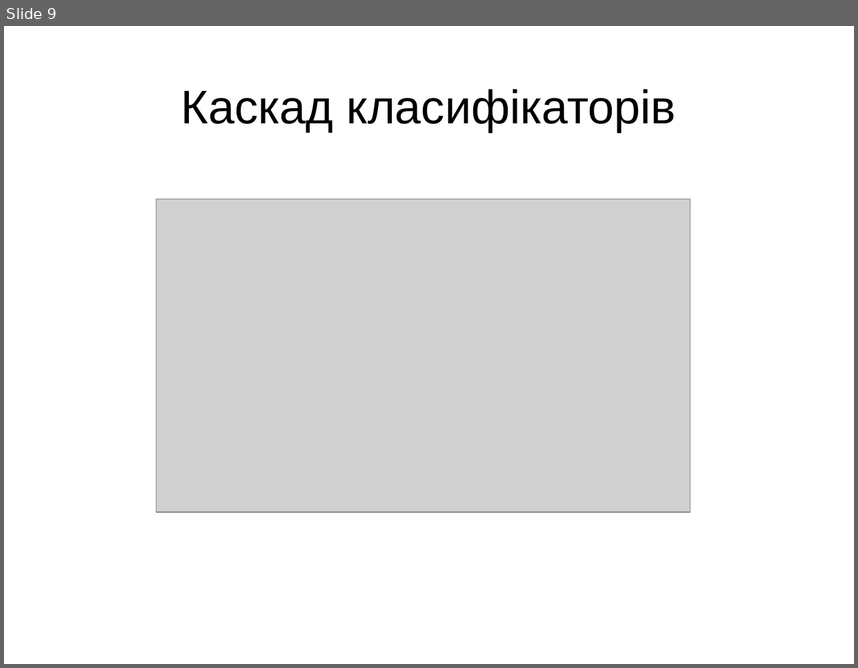
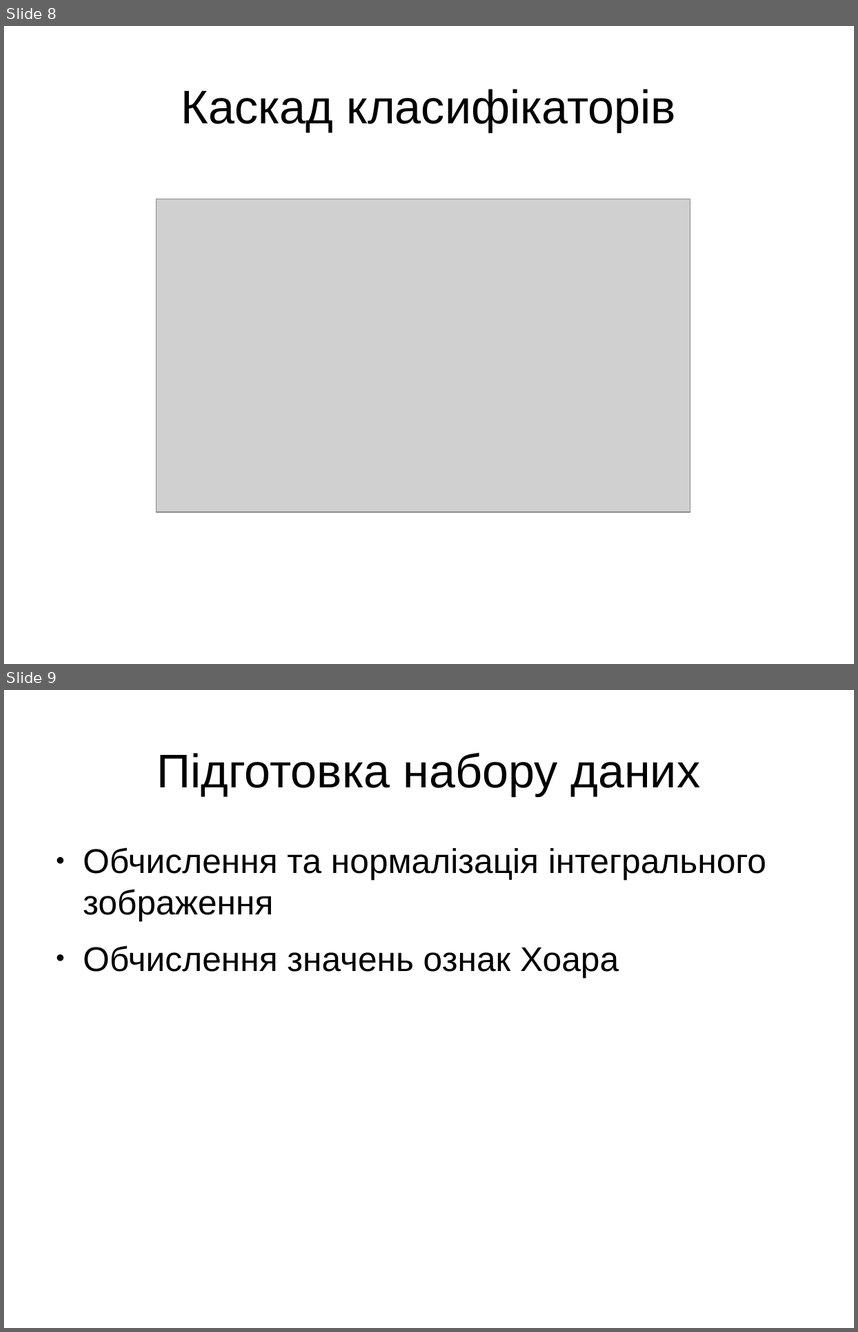
Before and after one commit to FaceDetect/gpu-face-detection, a slide deck: doc/presentation.odp. Shown one above the other, each under a label of ours: slide 9 before the commit, slides 8 and 9 after it. The pictures are 858x668 and 858x1332 pixels, drawn with LibreOffice and Linux fonts; fonts in the diff are those of the drawing; grey boxes stand for pictures. Boxes give left, top, right and bottom in pixels: in the first picture for what was removed or moved away, otherwise in the second. Text is boxed around its words. In the diff, an @@ line names an element or a change of style, - is before the commit and + after.

```diff
--- a/doc/presentation.odp
+++ b/doc/presentation.odp
@@ slide 9 added at [4, 690, 854, 1328], background #FFFFFF @@
@@ title added at [157, 753, 700, 796], 44 pt, text #000000 @@
+Підготовка набору даних
@@ text added at [83, 847, 766, 977], 32 pt, text #000000 @@
+● Обчислення та нормалізація інтегрального зображення
+● Обчислення значень ознак Хоара
@@ what was slide 9 is now slide 8 @@
```
Also in this commit, not shown: 2 slides changed, 6 other slides added.
